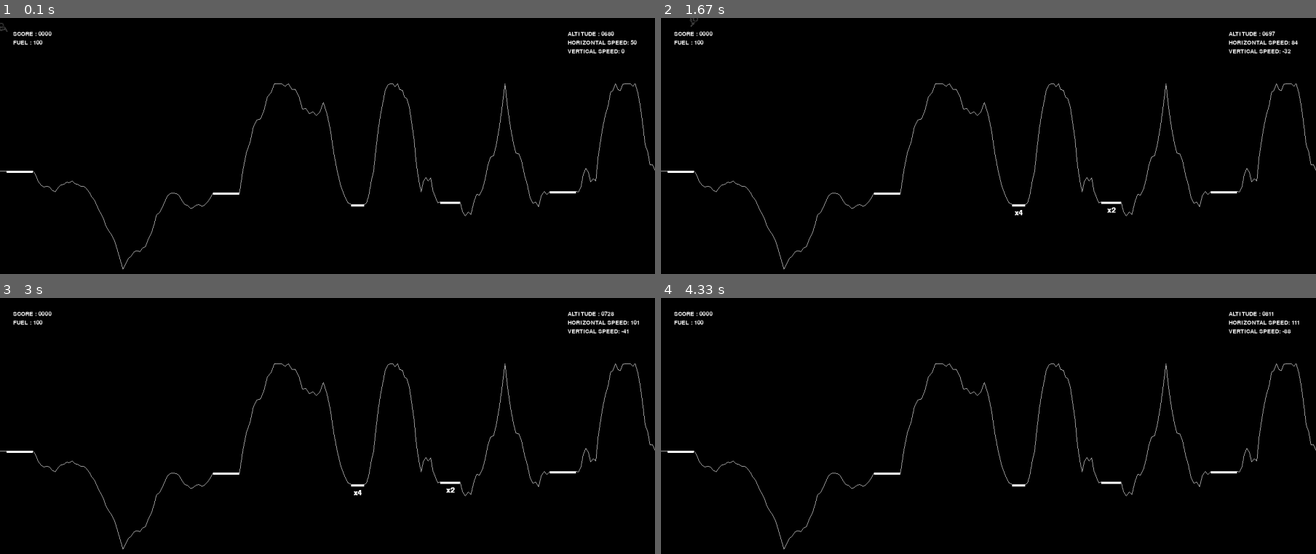
Above: before the commit, frames 1-4 (two rows, left to right).
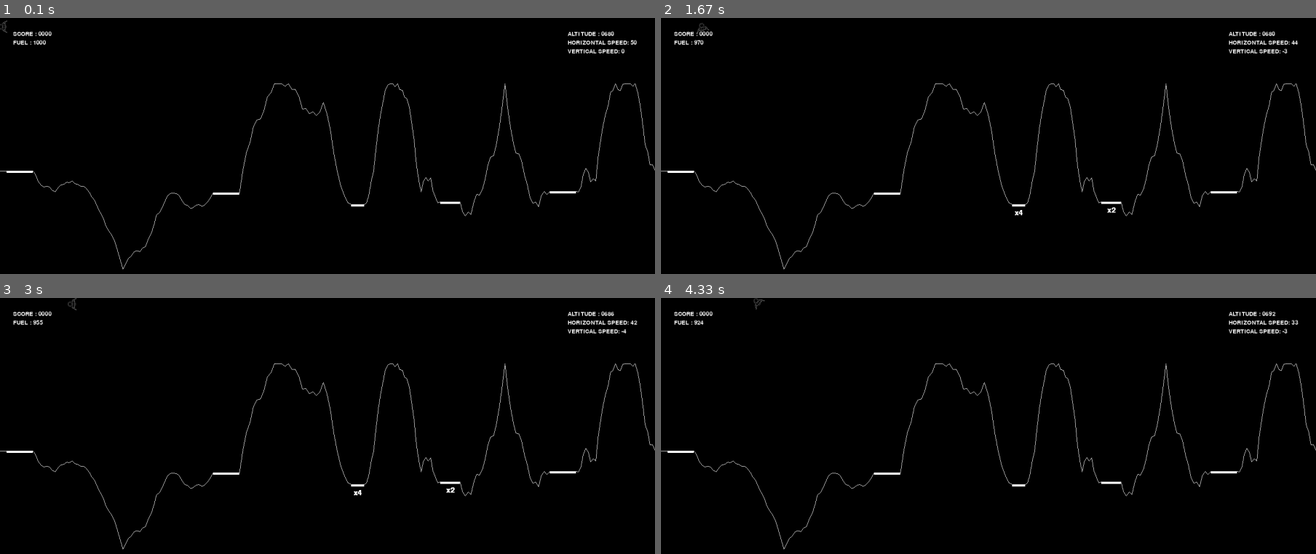
Above: after the commit, the same moments.

Repository: PeiP-2018-Work-Nantes-DUT-INFO/Planet-Lander-Lunar-Lander-with-Pygame
Game: pygame game, started from run_game.py
Same seed, same stepped clock (60 frames per second), same inputs: the game is played once before the commit and once after it.
Inputs:
- Up to frame 1 (0.1 s): no input
- Up to frame 2 (1.67 s): tap Space at 0.33, 0.73, 1.03, 1.23, 1.57 s; hold Right 0.67-1.13 s; hold Up 1.17-1.47 s; hold Right from 1.5 s (still down)
- Up to frame 3 (3 s): tap Space at 1.87, 2.07, 2.37, 2.63, 2.93 s; release Right at 1.97 s; hold Left 2-2.53 s; hold Left 2.57-2.97 s
- Up to frame 4 (4.33 s): hold Up 3-3.37 s; tap Space at 3.07, 3.47, 3.77, 4.13 s; hold Right 3.4-4.03 s; hold Left from 4.07 s (still down)

The runs differ from the first frame. In frame 1, less than 0.1% of the frame differs, in the area x 0-7%, y 0-11%; in frame 2, less than 0.1%; in frame 3, less than 0.1%; in frame 4, less than 0.1%, in the area x 5-98%, y 0-14%.

Commit message:
Reworked physic engine

Diff:
--- a/lander.py
+++ b/lander.py
@@ -7,7 +7,7 @@
     def __init__(self):
         super(pygame.sprite.DirtySprite, self).__init__()
         self.image = pygame.image.load('lander_normal.png')
-        self.image = pygame.transform.rotate(self.image,-90)
+        self.image = pygame.transform.rotate(self.image, -90)
         self.original = self.image
         self.rect = self.image.get_rect()
         self.rect.center = (0, 20)
@@ -16,10 +16,10 @@
         self.vx = LanderConfig.initialVelocityX
         self.vy = LanderConfig.initialVelocityY
         self.m = 5
-        self.orientation = -90.0
-        self.fuel = 100
-        self.engine_power = 166.22*self.m
-        # self.engine_power = 0.000000001622
+        self.orientation = -180.0
+        self.fuel = 1000
+        self.engine_power = 16.22 * self.m
+        self.forceAcceleration = [0, 0]
 
     ''' function update
         Usage :
@@ -27,10 +27,13 @@
         Argument :
             - self : classe courante
     '''
+
     def update(self):
-        self.update_physic(0, LanderConfig.gravity * self.m)
+        self.update_physic(0 + self.forceAcceleration[0], LanderConfig.gravity * self.m + self.forceAcceleration[1])
+        self.forceAcceleration = [0, 0]
         self.rect.center = (self.x, self.y)
         self.update_image()
+        print("Speed:", self.vx, self.vy)
 
     ''' function update_physic
     Usage :
@@ -40,6 +43,7 @@
         - fx : force sur l'axe des absisses
         - fy : force sur l'axe des ordonnées
     '''
+
     def update_physic(self, fx, fy):
         ax = fx / self.m
         ay = fy / self.m
@@ -54,6 +58,7 @@
         Arguments :
             - self : classe courante
     '''
+
     def update_image(self):
         center = self.rect.center
         self.image = pygame.transform.rotate(self.original, -1 * self.orientation)
@@ -66,15 +71,13 @@
         Arguments :
             - self : classe courante
     '''
+
     def boost(self):
         if not self.fuel:
             return
-        # self.fuel -= 1
-        print(math.radians(self.orientation))
-        fx = self.engine_power * math.cos(math.radians(self.orientation))
-        fy = self.engine_power * math.sin(math.radians(self.orientation))
-        print(fx, fy)
-        self.update_physic(fx, fy)
+        self.fuel -= 1
+        self.forceAcceleration = [self.engine_power * math.cos(math.radians(self.orientation)),
+                                  self.engine_power * math.sin(math.radians(self.orientation))]
 
     ''' function rotate :
         Usage :
@@ -83,14 +86,14 @@
             - self : classe courante
             - angle : angle de rotation pour le vaisseau
     '''
+
     def rotate(self, angle):
         self.orientation += angle
 
 
 class LanderConfig:
-    dt = 0.01
-    # gravity = 16.22
-    gravity = 0
+    dt = 0.02
+    gravity = 1.622
 
     initialVelocityX = 50
     initialVelocityY = 0.0
